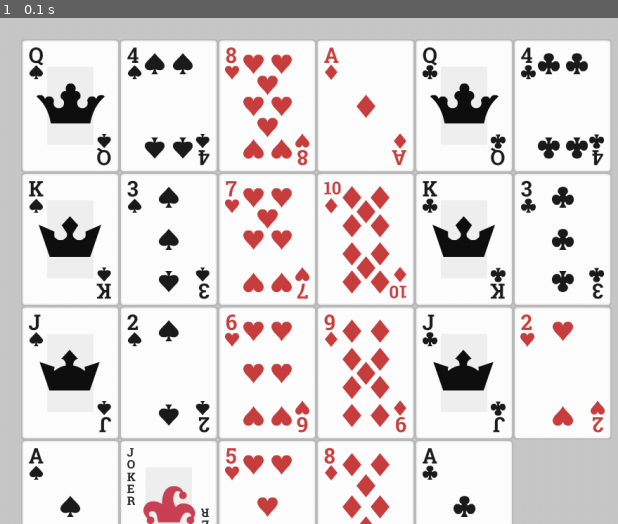
Above: before the commit, frame 1.
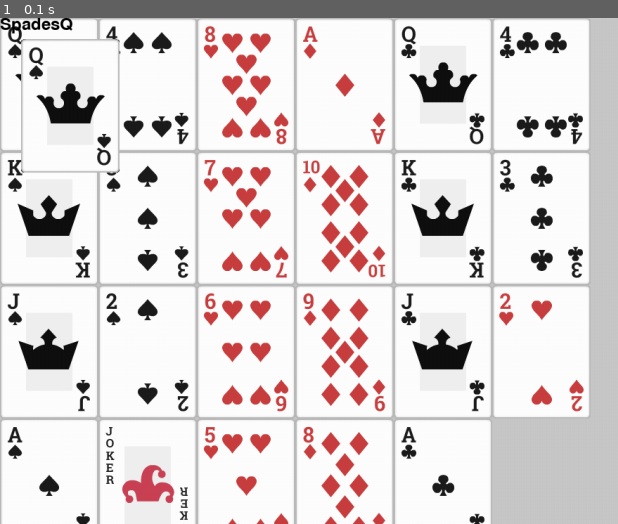
Above: after the commit, the same moment.

Repository: mrmetrix4/PygameSolitaire
Game: pygame game, started from main.py
Two runs of this game, one before a commit and one after it. Both use one fixed random seed, a clock stepped at 60 frames per second and the inputs below.
Inputs:
- Up to frame 1 (0.1 s): no input

The runs differ from the first frame. In frame 1, 37% of the frame differs, in the area x 0-99%, y 0-100%.

Commit message:
Added sprite logic.

Diff:
--- a/main.py
+++ b/main.py
@@ -1,7 +1,11 @@
+import logging
+import random
+import xml.etree.ElementTree as ET
+
 import pygame
 import pygame.freetype
-import xml.etree.ElementTree as ET
-from constants.colors import *
+
+import settings
 from structures.card import Card
 
 pygame.init()
@@ -11,17 +15,24 @@
 SCREEN = pygame.display.set_mode((WIDTH, HEIGHT))
 BASE_FONT = pygame.freetype.SysFont(None, 24)
 
-tree = ET.parse('assets/Cards Asset/boardgamePack_v2/Spritesheets/playingCards.xml')
-root = tree.getroot()
-
-cards_sprites = {}
-for child in root:
-    cards_sprites[child.attrib['name'][4:-4]] = child.attrib
-
 
 def init() -> None:
+    logging.basicConfig(filename='Solitaire.log', encoding='utf-8', level=settings.log_level)
+
     pygame.display.set_caption('PygameSolitaire')
     SCREEN.fill((200, 200, 200))
+
+    settings.sprite_sheet = (
+        pygame.image.load('assets/Cards Asset/boardgamePack_v2/Spritesheets/playingCards.png')
+        .convert_alpha()
+    )
+    cards_xml_tree = ET.parse('assets/Cards Asset/boardgamePack_v2/Spritesheets/playingCards.xml')
+    cards_xml_tree_root = cards_xml_tree.getroot()
+    for child in cards_xml_tree_root:
+        if child.attrib['name'] == 'cardJoker.png':
+            continue
+        settings.card_deck.append(Card(child.attrib))
+    random.shuffle(settings.card_deck)
 
 
 def main():
@@ -35,26 +46,10 @@
             if event.type == pygame.QUIT:
                 running_loop = False
 
-        test_sheet = pygame.image.load('assets/Cards Asset/boardgamePack_v2/Spritesheets/playingCards.png').convert_alpha()
-        SCREEN.blit(test_sheet, (30, 30))
-
-        # sample_card = pygame.transform.rotozoom(
-        #     pygame.image.load('assets/card_sprites/club/cardClubs_4.png').convert_alpha(),
-        #     0,
-        #     0.3
-        # )
-        # sample_card_rect = sample_card.get_rect()
-        # sample_card_rect.center = (WIDTH / 2, HEIGHT / 2)
-        #
-        # pseudo_rect = pygame.Rect(sample_card_rect.left - 1, sample_card_rect.top - 1,
-        #                           sample_card_rect.width + 2, sample_card_rect.height + 2)
-        #
-        # pygame.draw.rect(SCREEN, Color('black'), pseudo_rect, 1)
-        #
-        # SCREEN.blit(sample_card, sample_card_rect)
-        #
-        # pygame.draw.aaline(SCREEN, Color('black'), (WIDTH / 2, 0), (WIDTH / 2, HEIGHT))
-        # pygame.draw.aaline(SCREEN, Color('black'), (0, HEIGHT / 2), (WIDTH, HEIGHT / 2))
+        SCREEN.blit(settings.sprite_sheet, (0, 0))
+        card_name, _ = BASE_FONT.render(str(settings.card_deck[0]))
+        SCREEN.blit(card_name, (0, 0))
+        SCREEN.blit(settings.card_deck[0].card_surf, (30, 30))
 
         pygame.display.update()
     pygame.quit()
--- /dev/null
+++ b/settings.py
@@ -0,0 +1,5 @@
+import logging
+
+sprite_sheet = None
+card_deck = []
+log_level = logging.DEBUG
--- a/structures/card.py
+++ b/structures/card.py
@@ -1,5 +1,8 @@
+from logging import getLogger
+
 import pygame
 from enum import Enum
+import settings
 
 
 class CardType(Enum):
@@ -11,11 +14,17 @@
 
 class Card:
 
-    def __init__(self, card_dict):
+    def __init__(self, card_dict) -> None:
+        self.logger = getLogger(__name__)
+        self.logger.debug(f'Card class called with {card_dict=}')
+
+        self.settings = settings
         self.name = card_dict['name'][4:-4]
         self.type, self.number = self.parse_name()
 
-    def __str__(self):
+        self.card_rect, self.card_surf = self.init_sprite(card_dict)
+
+    def __str__(self) -> str:
         return f'{self.name}'
 
     def parse_name(self) -> (CardType, int):
@@ -35,6 +44,20 @@
             case num if num.isdigit():
                 number = int(num)
             case _:
-                raise ValueError('Unexpected card value')
+                raise ValueError(f'Unexpected card value {number_str}')
 
         return card_type, number
+
+    @staticmethod
+    def init_sprite(card_dict) -> (pygame.Rect, pygame.Surface):
+        card_rect = pygame.Rect(
+            int(card_dict['x']),
+            int(card_dict['y']),
+            int(card_dict['width']),
+            int(card_dict['height'])
+        )
+        card_surf = pygame.Surface(card_rect.size).convert_alpha()
+        card_surf.blit(settings.sprite_sheet, (0, 0), card_rect)
+        color_key = card_surf.get_at((0, 0))
+        card_surf.set_colorkey(color_key)
+        return card_rect, card_surf
Not shown, changed: .gitignore
